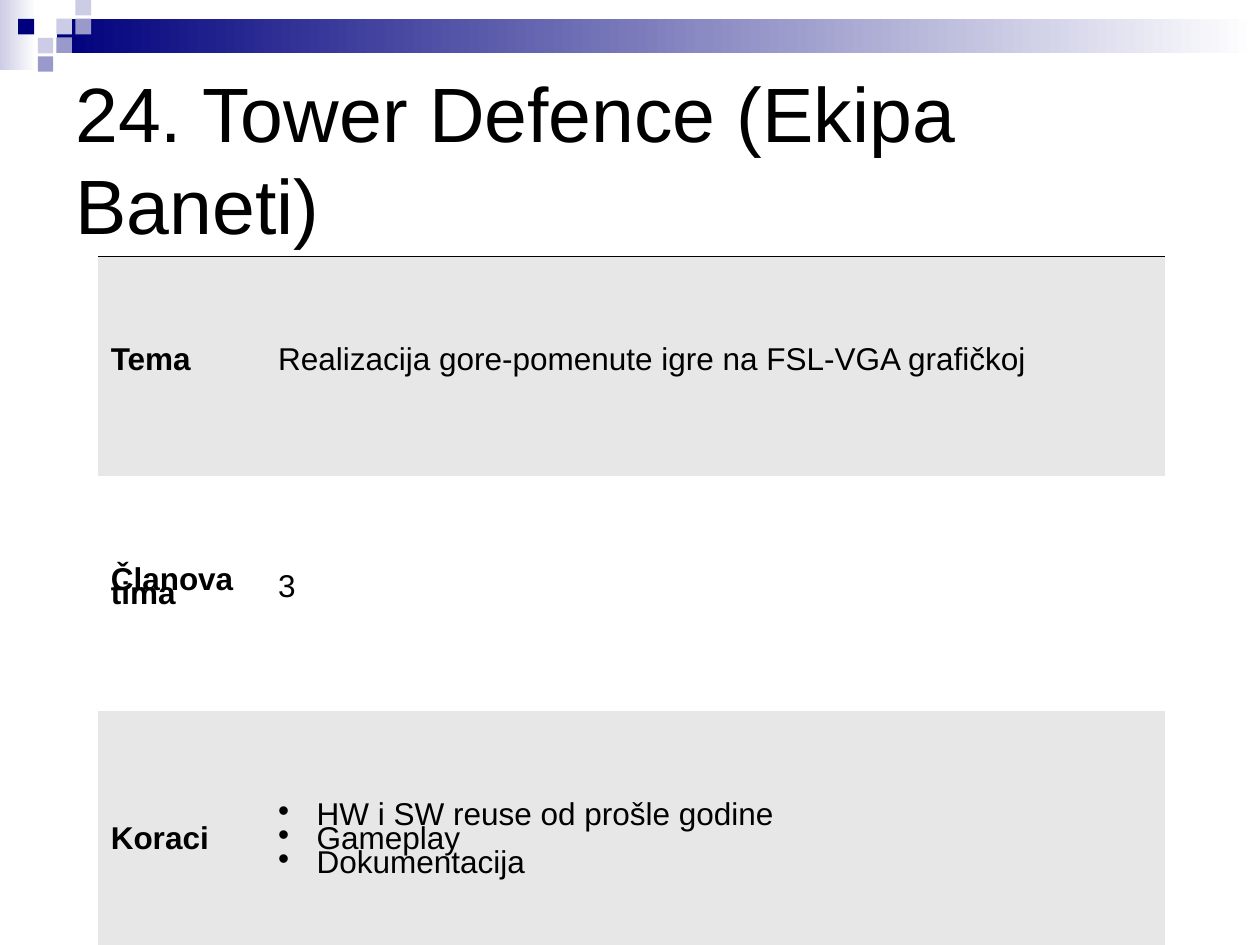
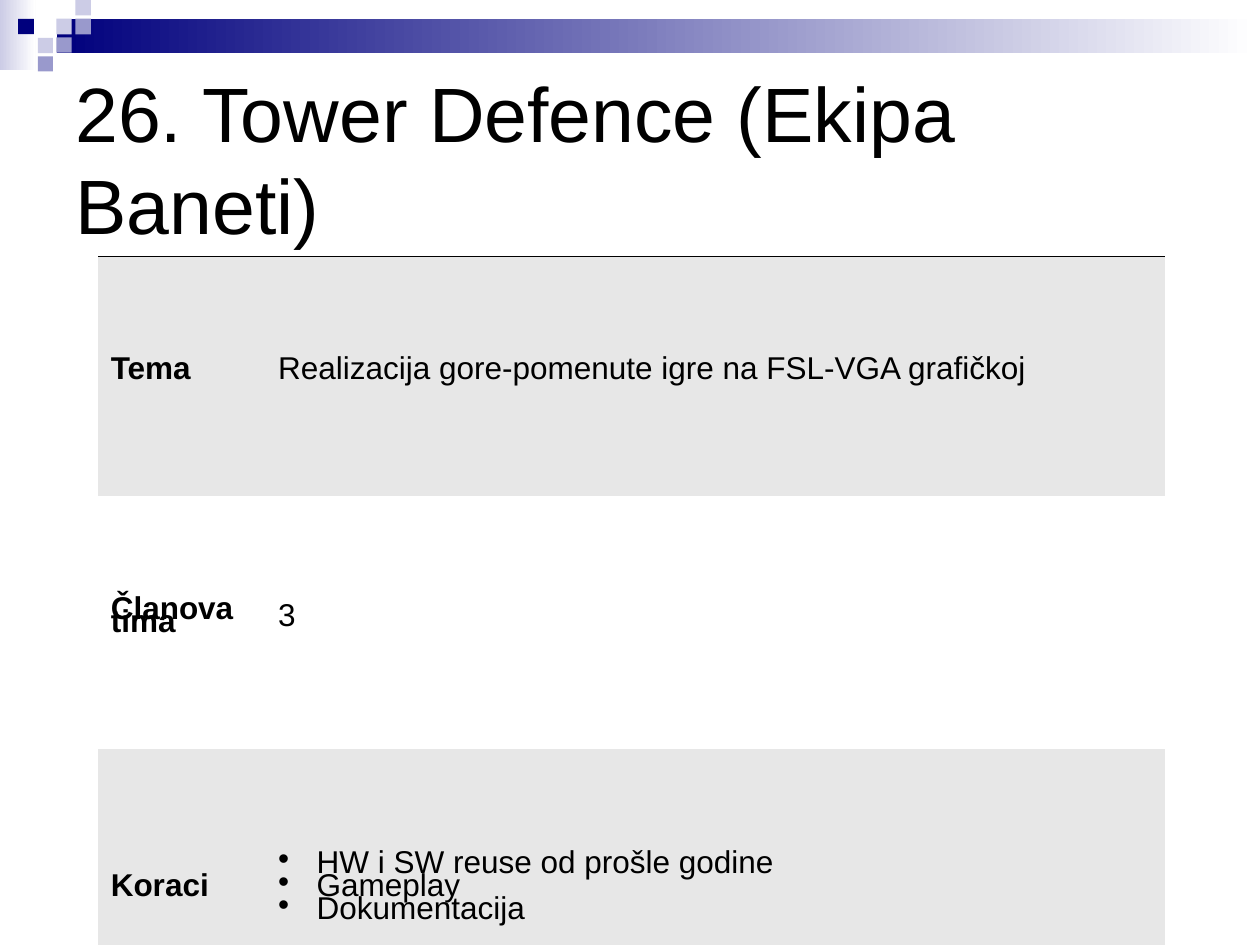
Before and after one commit to stefankoncarevic/projects_2018, a slide deck: slide 28 of LPRS2_projekti.ppt (slide 26 before the commit). Drawn at 1260x945 pixels with LibreOffice and Linux fonts; fonts in the diff are those of the drawing. Boxes give left, top, right and bottom in pixels: in the first picture for what was removed or moved away, otherwise in the second. Text is boxed around its words. In the diff, an @@ line names an element or a change of style, - is before the commit and + after.

```diff
--- a/LPRS2_projekti.ppt
+++ b/LPRS2_projekti.ppt
@@ text at bbox=[75, 86, 955, 249]: text changed @@
-24. Tower Defence (Ekipa Baneti)
+26. Tower Defence (Ekipa Baneti)
@@ table at bbox=[98, 256, 1165, 945] @@
@@ line spacing 0.38 to 0.36 @@
```
Also in this commit, not shown: 24 other slides changed, 2 slides added, 1 other file.
